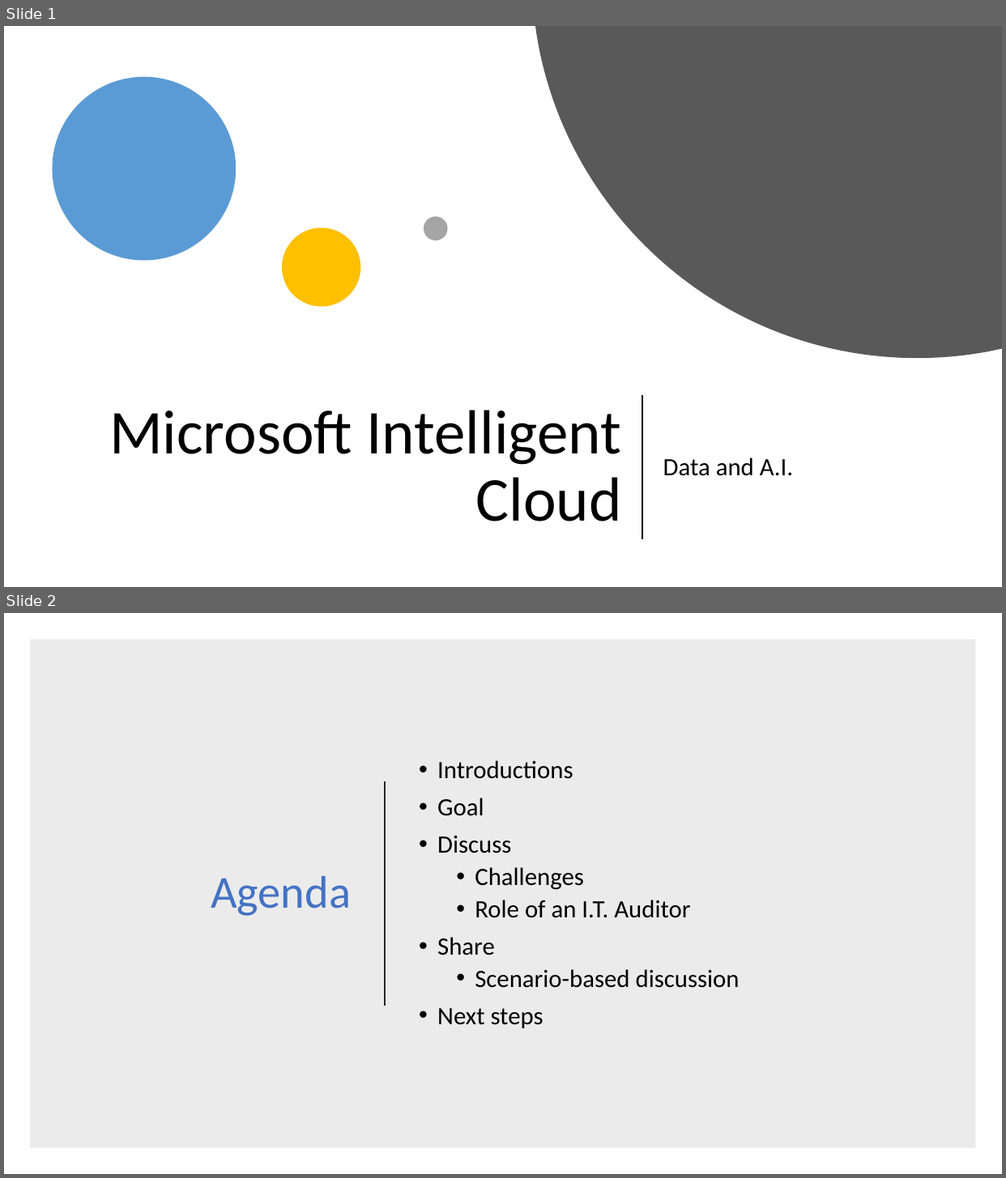
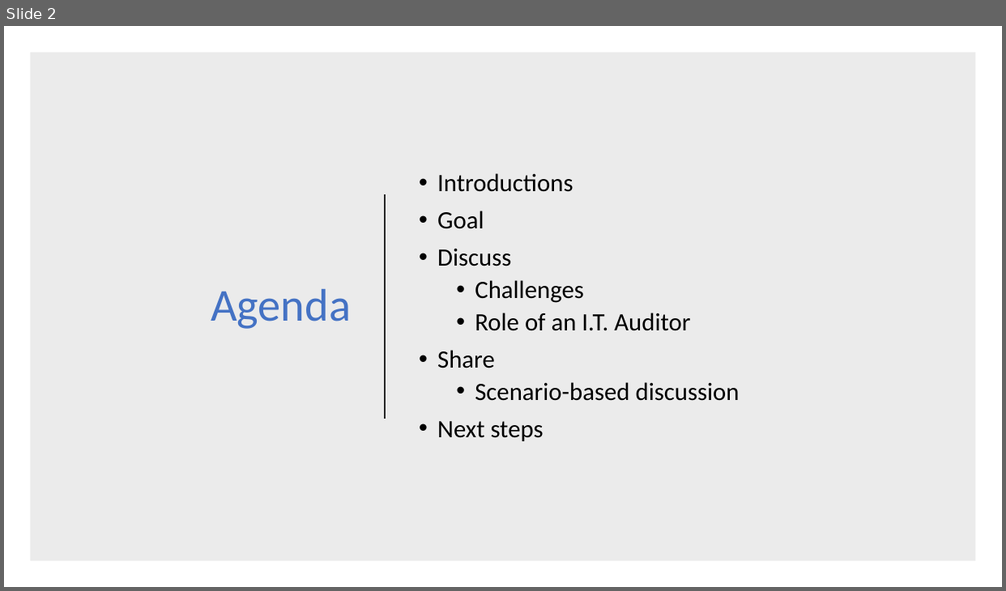
Before and after one commit to juliansoh/Databricks-Financial-Fraud, a slide deck: slides/Presentation for Auditors.pptx. Shown one above the other, each under a label of ours: slides 1 and 2 before the commit, slide 2 after it. The pictures are 1006x1178 and 1006x591 pixels, drawn with LibreOffice and Linux fonts; fonts in the diff are those of the drawing. Boxes give left, top, right and bottom in pixels: in the first picture for what was removed or moved away, otherwise in the second. Text is boxed around its words. In the diff, an @@ line names an element or a change of style, - is before the commit and + after.

```diff
--- a/slides/Presentation for Auditors.pptx
+++ b/slides/Presentation for Auditors.pptx
@@ slide 1 removed at (4,26,1002,587), background #FFFFFF @@
@@ freeform shape removed at (535,26,1002,358) @@
@@ ellipse removed at (52,77,236,260) @@
@@ ellipse removed at (424,217,448,241) @@
@@ ellipse removed at (282,228,360,307) @@
@@ title removed at (109,410,622,522) @@
-Microsoft Intelligent Cloud
@@ line removed from (642, 396) to (642, 539) @@
@@ subtitle removed at (663,458,793,476) @@
-Data and A.I.
```
Also in this commit, not shown: 3 slides changed, 4 slides added, 1 other slide removed.
